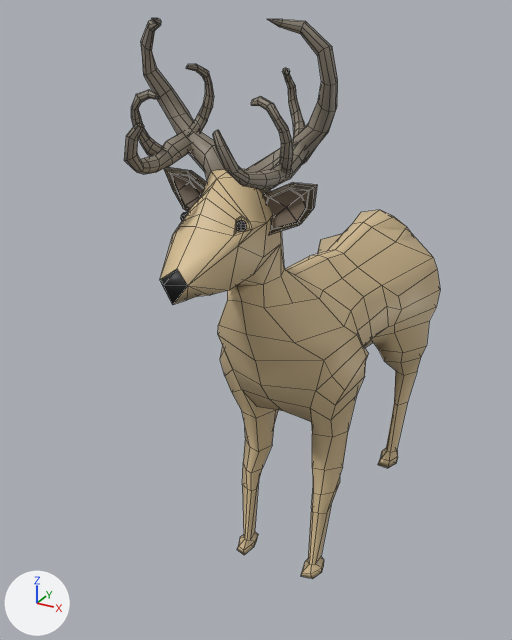
The FBX model GDIM_161_Horror/Assets/_Art/MONSTERS/NORMAL_DEER/Deer.fbx, before and after one commit.
Camera for both pictures: a camera (50 mm lens) standing at (0.562, -1.377, 1.144) and looking at (-0.069, -0.229, 0.571). Lighting does not change. The marker at lower left points along +X, +Y and +Z. The picture after the commit comes second. Mesh edges are drawn as thin lines. Where no turn or scale is listed for an object, it has been applied to the vertices. Vertices at exactly the same position are counted once.
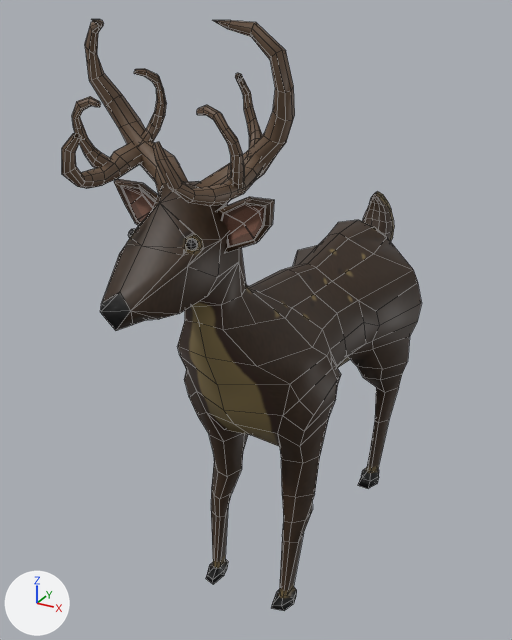
What changed in the scene script:
```text
Change mat_antlers:
    where n0 = _N.new('ShaderNodeBsdfPrincipled'); n0.name = 'Principled BSDF'
    remove n0.inputs[0].default_value = (0.272, 0.235, 0.181, 1.0)  # 'Base Color', brown #8e8576
    add n2 = _N.new('ShaderNodeTexImage'); n2.name = 'Image Texture'
    add n2.image = img_full_deer_antlers_basemap_png
    add n3 = _N.new('ShaderNodeTexImage'); n3.name = 'Image Texture.001'
    add n3.image = img_deer_antlers_normal_png
    add n4 = _N.new('ShaderNodeNormalMap'); n4.name = 'Normal Map'
    add _L.new(n2.outputs[0], n0.inputs[0])  # 'Color' to 'Base Color'
    add _L.new(n3.outputs[0], n4.inputs[1])  # 'Color' to 'Color'
    add _L.new(n4.outputs[0], n0.inputs[5])  # 'Normal' to 'Normal'
Change mat_body:
    remove mat_body.base_color = (0.663, 0.507, 0.286)  # beige #d5bd92
    add mat_body.texture = img_full_deer_body_basemap_png
Add mat_tail:
    mat_tail = bpy.data.materials.new('tail')
    # uses the picture img_full_deer_tail_basemap_png
    # uses the picture img_full_deer_tail_normal_png
Change me_mesh:
    remove me_mesh.from_pydata(...)  # 1230 vertices, 1191 faces; spans x -0.152..0.179, y -0.641..0.394, z 0.034..1.132
    add me_mesh.from_pydata(...)  # 1325 vertices, 1295 faces; spans x -0.166..0.166, y -0.529..0.529, z -0.549..0.549
    me_mesh part 1: the loose piece of 72 vertices spanning x -0.101..-0.042, y -0.608..-0.408, z 0.918..1.004 is moved by (-0.014, 0.119, -0.583)
    me_mesh part 2: the loose piece of 52 vertices spanning x -0.119..-0.021, y -0.447..-0.414, z 0.824..0.91 is moved by (-0.014, 0.119, -0.583)
    me_mesh part 3: the loose piece of 10 vertices spanning x -0.107..-0.032, y -0.444..-0.422, z 0.835..0.901 is moved by (-0.014, 0.119, -0.583)
    me_mesh part 4: the loose piece of 72 vertices spanning x 0.079..0.117, y -0.443..-0.39, z 0.948..1.068 is moved by (-0.014, 0.119, -0.583)
    me_mesh part 5: the loose piece of 10 vertices spanning x 0.06..0.135, y -0.444..-0.422, z 0.835..0.901 is moved by (-0.014, 0.119, -0.583)
    me_mesh part 6: the loose piece of 72 vertices spanning x 0.07..0.129, y -0.608..-0.408, z 0.918..1.004 is moved by (-0.014, 0.119, -0.583)
    me_mesh part 7: the loose piece of 77 vertices spanning x 0.019..0.173, y -0.515..-0.394, z 0.861..1.132 is moved by (-0.014, 0.119, -0.583)
    me_mesh part 8: the loose piece of 32 vertices spanning x -0.043..-0.025, y -0.52..-0.504, z 0.848..0.864 is moved by (-0.014, 0.119, -0.583)
    me_mesh part 9: the loose piece of 77 vertices spanning x -0.145..0.009, y -0.515..-0.394, z 0.861..1.132 is moved by (-0.014, 0.119, -0.583)
    me_mesh part 10: the loose piece of 72 vertices spanning x -0.115..-0.062, y -0.538..-0.474, z 0.928..1.04 is moved by (-0.014, 0.119, -0.583)
    me_mesh part 11: the loose piece of 72 vertices spanning x 0.09..0.143, y -0.538..-0.474, z 0.928..1.04 is moved by (-0.014, 0.119, -0.583)
    me_mesh part 12: the loose piece of 52 vertices spanning x 0.049..0.147, y -0.447..-0.414, z 0.824..0.91 is moved by (-0.014, 0.119, -0.583)
    me_mesh part 13: the loose piece of 72 vertices spanning x -0.089..-0.051, y -0.443..-0.39, z 0.948..1.068 is moved by (-0.014, 0.119, -0.583)
    me_mesh part 14: the loose piece of 32 vertices spanning x 0.053..0.071, y -0.52..-0.504, z 0.848..0.864 is moved by (-0.014, 0.119, -0.583)
    me_mesh part 15: a new loose piece of 447 vertices spanning x -0.166..0.166, y -0.529..0.513, z -0.549..0.341
    me_mesh part 16: a new loose piece of 98 vertices spanning x -0.04..0.04, y 0.406..0.529, z -0.003..0.156, in mat_tail
    me_mesh part 17: 456 vertices removed from x -0.152..0.179, y -0.641..0.394, z 0.034..1.061; 6 vertices added at x -0.088..0.089, y -0.477..-0.333, z 0.423..0.478
    add me_mesh.materials.append(mat_tail)
Change ob_polysurface131:
    ob_polysurface131.location: (0.0, 0.0, 0.0) -> (0.0, -0.227, 0.583)
```

Boxes (x1, y1, x2, y2) around the edits, measured in the pictures (512 x 640 px; the box of a moved part takes in the faces that stretch with it):
'polySurface131', surface changed, reshaped, moved (14% wider)
    before: (124, 18, 440, 579)
    after: (62, 19, 421, 611)
part 1 of me_mesh, moved or reshaped
    before: (124, 123, 191, 175)
    after: (62, 133, 142, 189)
part 2 of me_mesh, moved or reshaped
    before: (164, 167, 207, 212)
    after: (114, 179, 158, 225)
part 3 of me_mesh, moved or reshaped
    before: (171, 174, 204, 208)
    after: (121, 186, 155, 222)
part 4 of me_mesh, moved or reshaped
    before: (282, 68, 305, 139)
    after: (235, 73, 262, 149)
part 5 of me_mesh, moved or reshaped
    before: (267, 189, 308, 228)
    after: (222, 204, 265, 246)
part 6 of me_mesh, moved or reshaped
    before: (213, 130, 308, 190)
    after: (153, 142, 264, 206)
part 7 of me_mesh, moved or reshaped
    before: (244, 19, 338, 195)
    after: (196, 20, 295, 210)
part 8 of me_mesh, moved or reshaped
    before: (181, 212, 188, 221)
    after: (128, 229, 136, 238)
part 9 of me_mesh, moved or reshaped
    before: (141, 18, 226, 180)
    after: (85, 19, 188, 194)
part 10 of me_mesh, moved or reshaped
    before: (131, 89, 165, 156)
    after: (72, 97, 111, 168)
part 11 of me_mesh, moved or reshaped
    before: (251, 96, 293, 174)
    after: (197, 105, 245, 189)
part 12 of me_mesh, moved or reshaped
    before: (263, 183, 317, 235)
    after: (217, 197, 274, 253)
part 13 of me_mesh, moved or reshaped
    before: (186, 64, 214, 132)
    after: (134, 69, 167, 141)
part 14 of me_mesh, moved or reshaped
    before: (236, 220, 246, 231)
    after: (186, 239, 198, 250)
part 15 of me_mesh, added
    after: (100, 181, 421, 611)
part 16 of me_mesh, added
    after: (362, 191, 394, 242)
part 17 of me_mesh, reshaped
    before: (160, 169, 440, 579)
